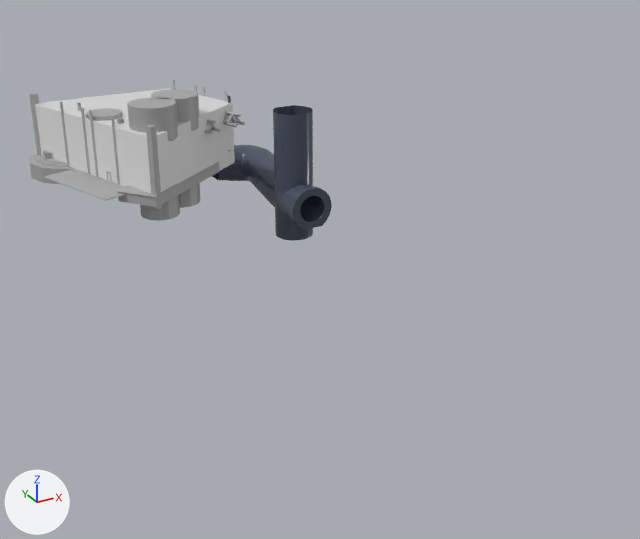
An edit to the FBX model Assets/3D Models/arenas/lab/lab.fbx, drawn before and after from the same camera.
Both versions are drawn from a camera (50 mm lens) standing at (-61.3, -99.7, 50.6) and looking at (-3.6, 5.2, -1.9). The axes (+X, +Y, +Z) are drawn at lower left. The lights are the same throughout. The first picture is the older version. Where no turn or scale is listed for an object, it has been applied to the vertices. Vertices at exactly the same position are counted once.

Names of what the first picture shows: 'bigPipe6', 'centralPlatform', 'computerPlatform', 'frame6', 'labRoom', 'rightPlatform', 'testCylinderBottom1', 'testCylinderBottom2', 'testCylinderTop1', 'testCylinderTop2' and 9 more.
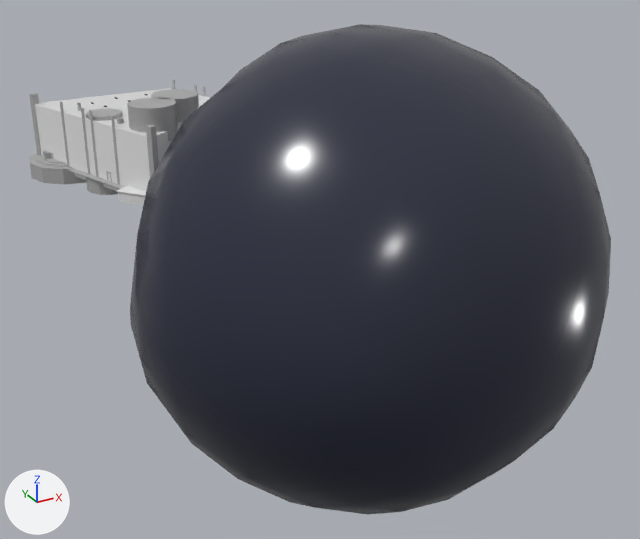
The change, as a list of edits to the scene's bpy script:
```text
Add mat_dark:
    mat_dark = principled_material('dark')
    mat_dark.base_color = (0.8, 0.8, 0.8)  # white #e7e7e7
    mat_dark.roughness = 0.2
Add mat_top1:
    mat_top1 = principled_material('top1')
    mat_top1.base_color = (0.8, 0.8, 0.8)  # white #e7e7e7
    mat_top1.roughness = 0.2
Add mat_pasted__background:
    mat_pasted__background = principled_material('pasted__background')
    mat_pasted__background.base_color = (0.0223, 0.0261, 0.049)  # dark blue #292d3f
    mat_pasted__background.roughness = 0.2
Change me_mesh_008:
    used by ob_testcylinderbottom1; location = (-23.3, 17.1, 9.1)
    remove me_mesh_008.from_pydata(...)  # 63 vertices, 56 faces; spans x -2.75..2.75, y -2.75..2.75, z -2.67..2.67
    add me_mesh_008.from_pydata(...)  # 63 vertices, 56 faces; spans x -2.75..2.75, y -2.75..2.75, z 0.4..2.67
    me_mesh_008 part 3: all 12 vertices in x -2.75..2.75, y -2.75..2.75, z -2.67 are moved by (0.0, 0.0, 3.07)
Change me_mesh_012:
    used by ob_testcylinderbottom2; location = (-18.7, 20.7, 9.1)
    remove me_mesh_012.from_pydata(...)  # 63 vertices, 56 faces; spans x -2.75..2.75, y -2.75..2.75, z -2.67..2.67
    add me_mesh_012.from_pydata(...)  # 63 vertices, 56 faces; spans x -2.75..2.75, y -2.75..2.75, z 0.4..2.67
    me_mesh_012 part 2: all 12 vertices in x -2.75..2.75, y -2.75..2.75, z -2.67 are moved by (0.0, 0.0, 3.07)
Change me_mesh_013:
    where me_mesh_013.from_pydata(...)  # 412 vertices, 410 faces; spans x -9.0..9.0, y -8.0..8.0, z -0.8..0.8
    used by ob_rightplatform; location = (-20.8, 18.8, 10.6)
    me_mesh_013 part 4: 224 of the faces centred in x -8.9..8.4, y -7.4..7.9, z -0.8..0.8 switch from mat_standardsurface1 (grey #aaaaaa) to mat_top1 (white #e7e7e7)
    me_mesh_013 part 5: 186 of the faces centred in x -8.7..8.3, y -7.3..7.7, z -0.7..0.7 switch from mat_standardsurface1 (grey #aaaaaa) to mat_dark (white #e7e7e7)
Change me_mesh_020:
    used by ob_centralplatform; location = (-28.9, 22.9, 11.0)
    before: 0 (-3.0, -9.1, 0.0) at pixel (105, 200), 2 (-3.0, -9.1, 0.0) at pixel (105, 199), 4 (-8.0, 5.3, 0.0) at pixel (43, 176), 6 (-8.0, 5.3, 0.0) at pixel (43, 177)
    remove me_mesh_020.from_pydata(...)  # 8 vertices, 6 faces; spans x -8.0..8.0, y -9.1..9.1, z 0.0
    add me_mesh_020.from_pydata(...)  # 8 vertices, 6 faces; spans x -4.0..8.0, y -7.7..9.1, z 0.0
    me_mesh_020 part 1
    add for i in [0, 2, 4, 6]: me_mesh_020.vertices[i].co += Vector((4.0, 1.4, 0.0))
Add me_mesh_075:
    me_mesh_075.from_pydata(...)  # 241 vertices, 235 faces; spans x -33.9..33.9, y -34.4..31.8, z -34.2..33.5
    me_mesh_075.materials.append(mat_pasted__background)  # dark blue #292d3f
Add ob_arena1skybox:
    ob_arena1skybox = bpy.data.objects.new('arena1Skybox', me_mesh_075)
    ob_arena1skybox.location = (0.0, 0.0, 0.0)
```

Boxes [x1, y1, x2, y2] around the edits, measured in the pictures (640 x 539 px; the box of a moved part takes in the faces that stretch with it):
'arena1Skybox', added
    after: [130, 24, 611, 515]
'centralPlatform', reshaped (mostly hidden afterwards)
    before: [44, 169, 126, 201]
    after: [69, 169, 125, 189]
'testCylinderBottom1', reshaped (not visible afterwards)
    before: [140, 195, 180, 221]
part 2 of me_mesh_012, moved or reshaped (not visible afterwards)
    before: [179, 184, 200, 208]
part 4 of me_mesh_013, recoloured (grey to white)
    before: [116, 162, 220, 198]
    after: [116, 185, 146, 196]
part 5 of me_mesh_013, recoloured (grey to white)
    before: [118, 163, 219, 207]
    after: [118, 192, 145, 205]
'bigPipe6', unchanged, covered by the edit
    before: [212, 105, 332, 240]
